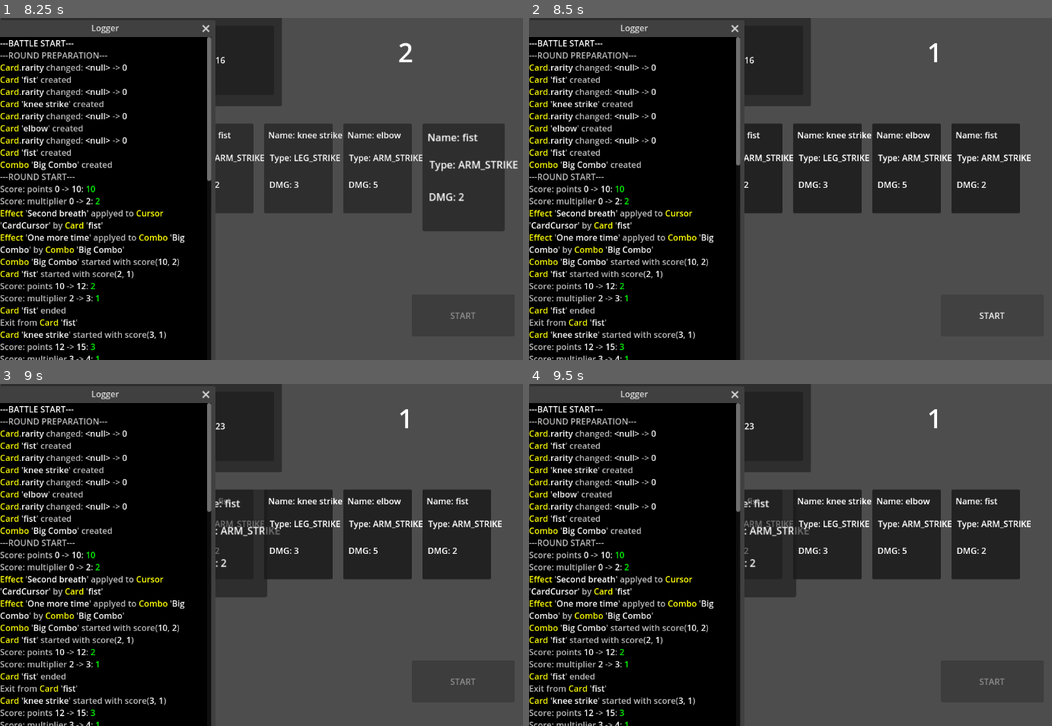
Above: before the commit, frames 1-4 (two rows, left to right).
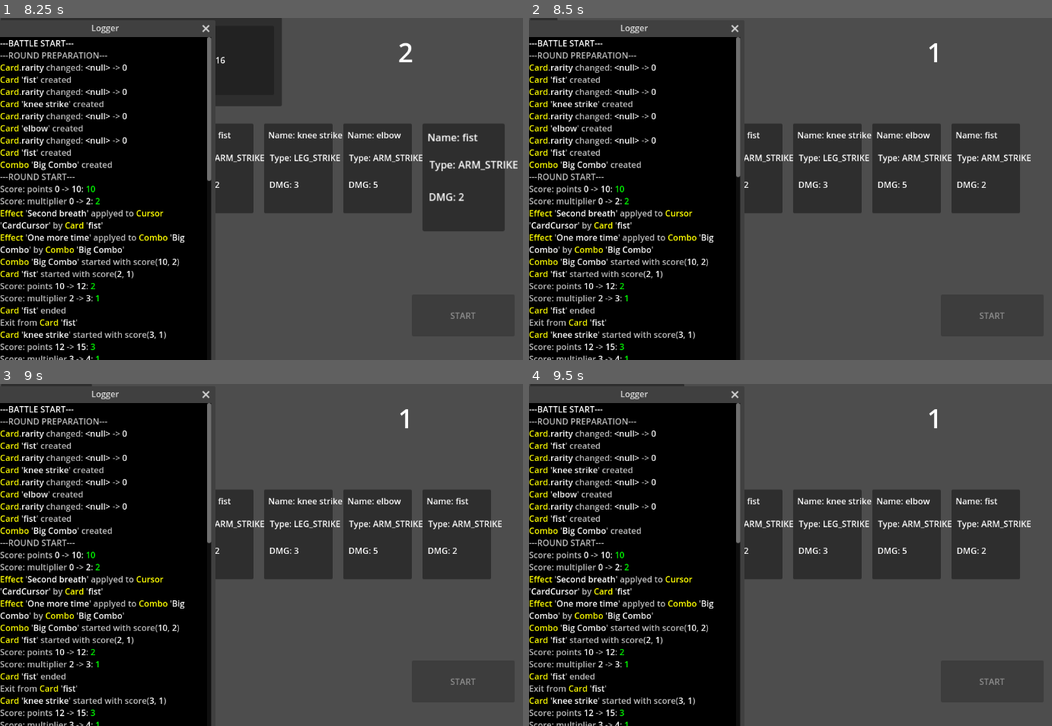
Above: after the commit, the same moments.

Repository: C0ldSt33l/Fighting-Card-Game
Game: Godot game, scene res://battle/battle_scene.tscn
Two runs of this game, one before a commit and one after it. Both use one fixed random seed, a clock stepped at 60 frames per second and the inputs below.
Inputs (mouse positions are in pixels of both pictures, inside the frame that each line leads up to):
- Up to frame 1 (8.25 s): click "START" at 0.5 s; tap Enter (ui_accept) at 1.25, 1.52, 2, 2.27, 2.75, 3.5, 3.77, 4.25, 4.52, 5, 5.27, 6.77, 7.52 s
- Up to frame 2 (8.5 s): tap Enter (ui_accept) at 8.27 s
- Up to frame 3 (9 s): click (465, 681) at 8.75 s, where only the run before the commit has a clickable "START"
- Up to frame 4 (9.5 s): no input

Frame 1 is identical in both runs. In frame 2, 3.6% of the frame differs, in the area x 5-96%, y 0-88%; in frame 3, 4.9%, in the area x 17-96%, y 0-63%; in frame 4, 4.8%.

Commit message:
move all battle-related files in `battle` folder

Diff:
--- a/battle/battle_scene.gd
+++ b/battle/battle_scene.gd
@@ -177,7 +177,6 @@
 
 	if self.card_cursor.index == self.cards_on_table.size():
 		self.end_round()
-		Events.round_exit.emit()
 	elif self.is_turn_based_mode:
 		self.play_card()
 
--- a/battle/battle_scene.tscn
+++ b/battle/battle_scene.tscn
@@ -1,7 +1,7 @@
 [gd_scene load_steps=3 format=3 uid="uid://dmwiv3j3x3x3d"]
 
 [ext_resource type="Script" path="res://battle/battle_scene.gd" id="1_437rl"]
-[ext_resource type="PackedScene" uid="uid://bnv0hy2jwwtgd" path="res://counter/counter.tscn" id="2_ed70m"]
+[ext_resource type="PackedScene" uid="uid://bnv0hy2jwwtgd" path="res://battle/counter/counter.tscn" id="2_ed70m"]
 
 [node name="Battle scene" type="Node2D"]
 script = ExtResource("1_437rl")
--- a/card/card.tscn
+++ b/battle/card/card.tscn
@@ -1,6 +1,6 @@
 [gd_scene load_steps=2 format=3 uid="uid://c7wnxs3jd7ek"]
 
-[ext_resource type="Script" path="res://card/card.gd" id="1_174wl"]
+[ext_resource type="Script" path="res://battle/card/card.gd" id="1_174wl"]
 
 [node name="Card" type="Node2D"]
 script = ExtResource("1_174wl")
--- a/counter/counter.tscn
+++ b/battle/counter/counter.tscn
@@ -1,6 +1,6 @@
 [gd_scene load_steps=2 format=3 uid="uid://bnv0hy2jwwtgd"]
 
-[ext_resource type="Script" path="res://counter/counter.gd" id="1_lwp5x"]
+[ext_resource type="Script" path="res://battle/counter/counter.gd" id="1_lwp5x"]
 
 [node name="Node2D" type="Node2D"]
 script = ExtResource("1_lwp5x")
--- a/global/card_factory.gd
+++ b/global/card_factory.gd
@@ -1,6 +1,6 @@
 extends Node
 
-const spawner := preload("res://card/card.tscn")
+const spawner := preload("res://battle/card/card.tscn")
 
 
 ## require func with signature `(Card) -> void`
Renamed: card/card.gd -> battle/card/card.gd
Renamed: combo/combo.gd -> battle/combo/combo.gd
Renamed: combo/combo_factory.gd -> battle/combo/combo_factory.gd
Renamed: counter/counter.gd -> battle/counter/counter.gd
Renamed: counter/score.gd -> battle/counter/score.gd
Renamed: effect/effect.gd -> battle/effect/effect.gd
